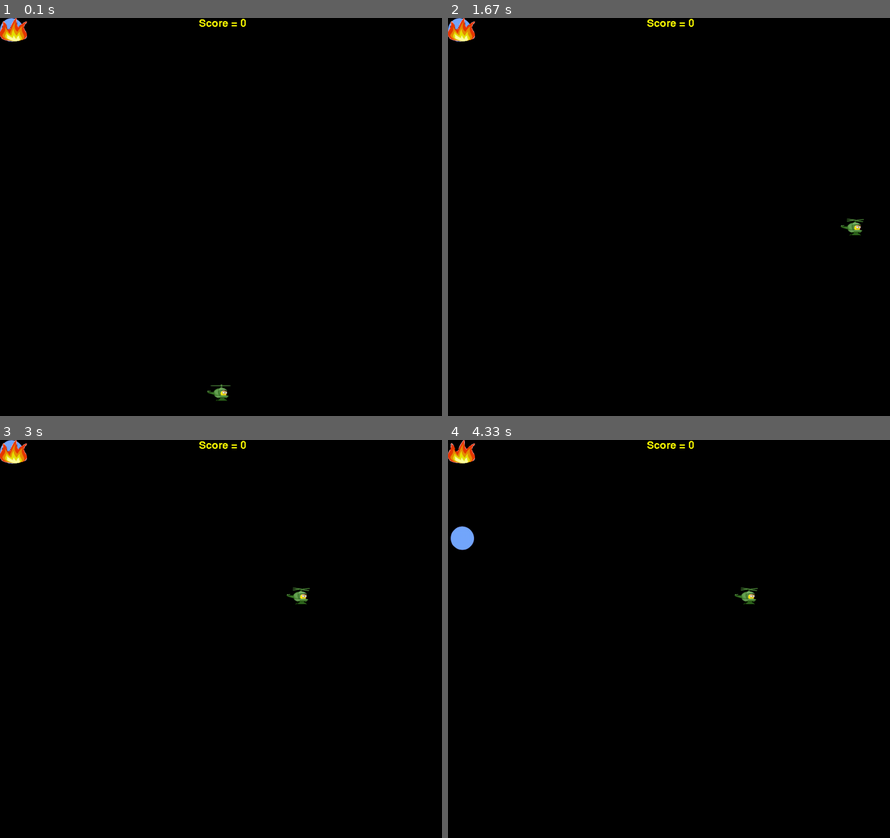
Above: before the commit, frames 1-4 (two rows, left to right).
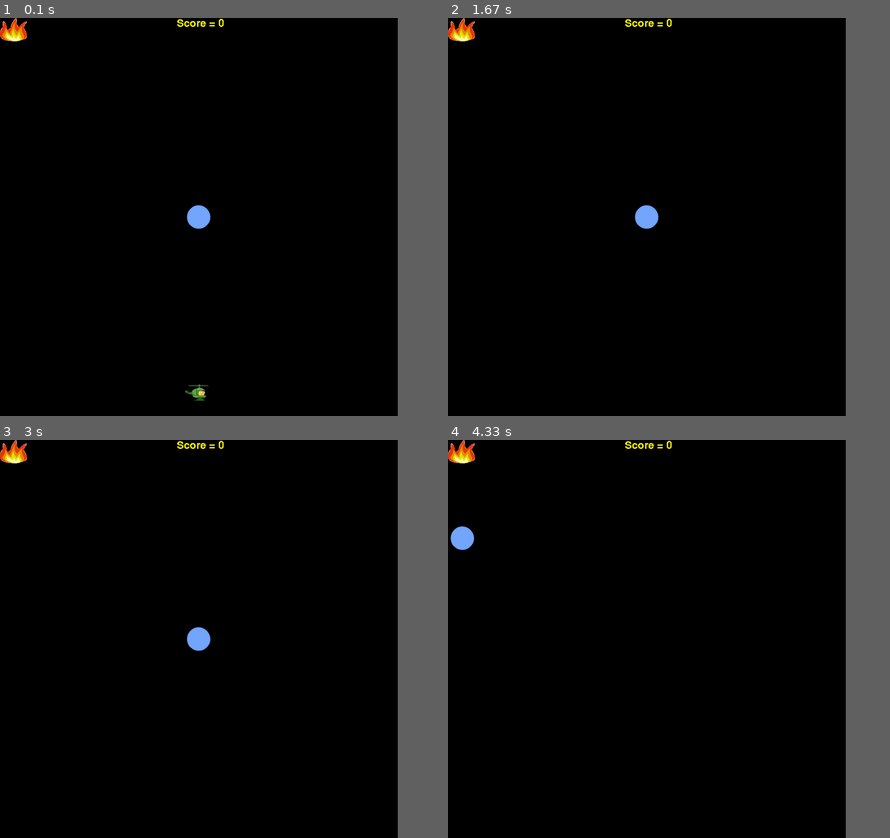
Above: after the commit, the same moments.

Repository: amleigh/pygame
Game: pygame game, started from heligame.py
Same seed, same stepped clock (60 frames per second), same inputs: the game is played once before the commit and once after it.
Inputs:
- Up to frame 1 (0.1 s): no input
- Up to frame 2 (1.67 s): hold Right 0.33-0.8 s; hold Up 0.83-1.13 s; hold Right 1.17-1.63 s
- Up to frame 3 (3 s): hold Left 1.67-2.2 s; hold Down 2.23-2.53 s
- Up to frame 4 (4.33 s): no input
In our replay, the window is 900x810 before the commit and 810x810 after it. These sizes can differ from the game's own. Grey fills any space a smaller window leaves; there, only what the larger window draws over its background counts as a difference.

The runs differ from the first frame. In frame 1, 0.7% of the frame differs, in the area x 0-56%, y 0-97%; in frame 2, 0.6%; in frame 3, 0.6%; in frame 4, 0.3%.

Commit message:
finalized game

Diff:
--- a/heligame.py
+++ b/heligame.py
@@ -12,7 +12,7 @@
 
 background = (0,0,0)
 
-X_MAX=1000
+X_MAX=900
 Y_MAX=900
 
 LEFT, RIGHT, UP, DOWN = 0, 1, 3, 4
@@ -24,7 +24,7 @@
     def __init__(self):
         Sprite.__init__(self)
         self.image = image.load("Hoop.bmp").convert_alpha()
-        self.rect = self.image.get_rect()
+        self.rect = self.image.get_rect(center=(450,450))
 
 
     def move(self):
@@ -119,100 +119,108 @@
 
 
 
-#main
-game_over=False
-init()
-
-screen = display.set_mode((X_MAX, Y_MAX))
-display.set_caption("Hit the hoops and don't touch the fire")
-
-
-
-
-f = font.Font(None, 36)
-
-heli = Helicopter()
-target = Hoop()
-obstical=pygame.sprite.Group()
-heli.add(everything)
-sprites = RenderPlain(heli, target, obstical)
-
-score = 0
-time.set_timer(USEREVENT + 1, DELAY)
-clock=pygame.time.Clock()
-
-Fire([sprites, obstical])
-
-while True:
-    clock.tick(30)
-    mixer.Sound("heli_sound.wav").play()
-
-    for event in pygame.event.get():
-        if event.type == QUIT or (event.type == KEYDOWN and event.key == K_ESCAPE):
-            sys.exit()
+
+def main():
+    game_over=False
+    init()
+
+    screen = display.set_mode((X_MAX, Y_MAX))
+    display.set_caption("Hit the hoops and don't touch the fire")
+
+
+
+
+    f = font.Font(None, 36)
+
+    heli = Helicopter()
+    target = Hoop()
+    obstical=pygame.sprite.Group()
+    heli.add(everything)
+    sprites = RenderPlain(heli, target, obstical)
+
+    score = 0
+    time.set_timer(USEREVENT + 1, DELAY)
+    clock=pygame.time.Clock()
+
+    Fire([sprites, obstical])
+
+
+    while True:
         if not game_over:
-            if event.type == KEYDOWN:
-                if event.key == K_ESCAPE:
-                    sys.exit()
-                if event.key == K_DOWN:
-                    heli.move(DOWN, START)
-                if event.key == K_LEFT:
-                    heli.move(LEFT, START)
-                if event.key == K_RIGHT:
-                    heli.move(RIGHT, START)
-                if event.key == K_UP:
-                    heli.move(UP, START)
-
-
-
-
-
-            if event.type == KEYUP:
-                if event.key == K_DOWN:
-                    heli.move(DOWN, STOP)
-                if event.key == K_LEFT:
-                    heli.move(LEFT, STOP)
-                if event.key == K_RIGHT:
-                    heli.move(RIGHT, STOP)
+            mixer.Sound("heli_sound.wav").play()
+
+        for event in pygame.event.get():
+            if event.type == QUIT or (event.type == KEYDOWN and event.key == K_ESCAPE):
+                sys.exit()
+            if not game_over:
+                if event.type == KEYDOWN:
+                    if event.key == K_ESCAPE:
+                        sys.exit()
+                    if event.key == K_DOWN:
+                        heli.move(DOWN, START)
+                    if event.key == K_LEFT:
+                        heli.move(LEFT, START)
+                    if event.key == K_RIGHT:
+                        heli.move(RIGHT, START)
                     if event.key == K_UP:
-                        heli.move(UP, STOP)
-            elif event.type == USEREVENT +1:
-                target.move()
-
-
-            hit_fire = pygame.sprite.spritecollide(heli, obstical, True)
-            if hit_fire:
-                game_over = True
-                break
-
-            if heli.hit(target):
-                Fire([sprites, obstical])
-                target.move()
-                score +=1
-
-                for i in obstical:
-                    i.appear()
-
-                time.set_timer(USEREVENT + 1, DELAY)
-
-
-    if game_over == True:
+                        heli.move(UP, START)
+
+                if event.type == KEYUP:
+                    if event.key == K_DOWN:
+                        heli.move(DOWN, STOP)
+                    if event.key == K_LEFT:
+                        heli.move(LEFT, STOP)
+                    if event.key == K_RIGHT:
+                        heli.move(RIGHT, STOP)
+                        if event.key == K_UP:
+                            heli.move(UP, STOP)
+                elif event.type == USEREVENT +1:
+                    target.move()
+
+
+                hit_fire = pygame.sprite.spritecollide(heli, obstical, True)
+                if hit_fire:
+                    game_over = True
+                    break
+
+                if heli.hit(target):
+                    Fire([sprites, obstical])
+                    target.move()
+                    score +=1
+
+                    for i in obstical:
+                        i.appear()
+
+                    time.set_timer(USEREVENT + 1, DELAY)
+
+
+        if game_over == True:
+
+
+            # print (text)
+            print ("hi")
+            mixer.Sound("heli_sound.wav").stop()
+            mixer.Sound("fail.wav").play()
+
+            print ('hello')
+
+
+            screen.fill(background)
+            final_text= f.render("GAME OVER!! Score {}".format(str(score)), False, (250, 250, 0))
+            text= screen.blit(final_text, (400, 400))
+
+            sprites.update()
+            sprites.draw(screen)
+            display.update()
+
+
         screen.fill(background)
-        final_text= f.render("GAME OVER!! Score {}".format(str(score)), False, (250, 250, 0))
-        text= screen.blit(final_text, (500, 500))
-        print (text)
-        mixer.Sound("heli_sound.wav").stop()
-        mixer.Sound("fail.wav").play()
-
-
-    screen.fill(background)
-    t = f.render("Score = " + str(score), False, (250,250,0))
-    screen.blit(t, (450, 0))        # draw text to screen.  Can you move it?
-
-    # update and redraw sprites
-    sprites.update()
-    sprites.draw(screen)
-    display.update()
-
-#make fire stay on screen
-#display score and time
+        t = f.render("Score = " + str(score), False, (250,250,0))
+        screen.blit(t, (400, 0))
+
+        sprites.update()
+        sprites.draw(screen)
+        display.update()
+
+
+main()
--- a/pygamecode.py
+++ /dev/null
@@ -1,198 +0,0 @@
-print ('Amanda McLeod')
-print('42936051')
-
-import random
-import pygame
-import sys
-from pygame.locals import Rect, DOUBLEBUF, QUIT, K_ESCAPE, KEYDOWN, K_DOWN, \
-    K_LEFT, K_UP, K_RIGHT, KEYUP, K_LCTRL, K_RETURN, FULLSCREEN
-from pygame.locals import *
-from pygame.sprite import *
-
-
-
-#everything=pygame.sprite.Group()
-
-class Hoop(pygame.sprite.Sprite):
-	def __init__(self):
-	    pygame.sprite.Sprite.__init__(self)
-	    self.image= pygame.image.load("Hoop.bmp")
-	    self.rect=self.image.get_rect()
-
-	    # self.size = 150
-	    # self.colour = (51, 159, 255)
-	    # self.thickness = 1
-	    # self.image = pygame.Surface((50, 50))
-	    # self.circle= pygame.draw.circle(self.image, self.colour, (400,600), self.size, self.thickness)
-	    # self.rect = self.image.get_rect()
-
-	def move(self):
-		randX = randint(0, 500)
-		randY = randint(0, 500)
-		self.rect.center = (randX,randY)
-		move_final= self.rect.center
-
-
-	#def display(self):
-		#pygame.draw.circle(self, self.colour, self.move, self.size, self.thickness)
-
-
-class Fire(Sprite):
-	def __init__(self):
-		Sprite.__init__(self)
-		self.image = pygame.image.load("fire.bmp").convert_alpha()
-		self.rect = self.image.get_rect()
-
-	def appear(self):
-		randX = randint(0, 600)
-		randY = randint(0, 400)
-		self.rect.copy = (randX,randY)
-		appear_final= self.rect.copy()
-
-
-class Helicopter(pygame.sprite.Sprite):
-	def __init__(self):
-		pygame.sprite.Sprite.__init__(self)
-		#pygame.display.set_mode((1,1), pygame.DOUBLEBUF)
-		self.images = []
-		self.images.append(pygame.image.load("helicopter.bmp"))
-		self.images.append(pygame.image.load("helicopter2.bmp"))
-		#self.image=pygame.image.load("helicopter.gif").convert_alpha()
-
-
-		self.index = 0
-		self.image = self.images[self.index]
-		self.rect = pygame.Rect(5, 5, 64, 64)
-
-
-		self.score=0
-		self.dx=self.dy=50
-
-	def update(self):
-		self.image = self.images[self.index]
-		self.index += 1
-		if self.index >= len(self.images):
-			self.index=0
-		self.image = self.images[self.index]
-
-	def move(self, movement):
-		v=10
-		if movement in (UP, DOWN):
-			self.dy = {UP: -v, DOWN: v}[direction]
-
-		if movement in (LEFT, RIGHT):
-			self.dx = {LEFT: -v,RIGHT: v}[direction]
-
-	def collision (self, hoop):
-		self.score +=1
-		return self.rect.colliderect(hoop)
-
-
-	def dead(self, death):
-		if self.rect.colliderect(death):
-			self.kill()
-
-
-
-
-
-
-def main():
-
-	pygame.init()
-	pygame.font.init()
-	pygame.mixer.init()
-
-	screen= pygame.display.set_mode((1000, 900))
-	pygame.display.set_caption("Move the Helicopter through as many hoops as possible before time runs out.")
-
-	fon = pygame.font.Font(None, 36)
-
-	target=Hoop()
-	heli= Helicopter()
-	obstical=Fire()
-	#pygame.time.delay(10)
-
-	timer=pygame.time.Clock()
-
-	game_over = False
-
-
-	background = pygame.Surface(screen.get_size())
-	background.fill((0, 0, 0))
-
-
-	DELAY=10
-
-	images=RenderPlain(heli, obstical, target)
-
-	#images.draw(screen)
-
-	screen.blit(background, (0, 0))
-	#pygame.display.flip()
-	timer.set_timer(USEREVENT + 1, DELAY)
-
-
-
-	#pygame.mixer.music.play("heli_sound.wav")
-
-	while True:
-		timer.tick(45)
-
-		for occurance in pygame.event.get():
-			if occurance.type == QUIT:
-				sys.exit()
-			if occurance.type == KEYDOWN:
-				if occurance.key == K_ESCAPE:
-					sys.exit()
-				if occurance.key == K_DOWN:
-					heli.move(DOWN)
-				if occurance.key == K_LEFT:
-					heli.move(LEFT)
-				if occurance.key == K_RIGHT:
-					heli.move(RIGHT)
-				if occurance.key == K_UP:
-					heli.move(UP)
-			if occurance.type == KEYUP:
-				if occurance.key == K_DOWN:
-					heli.move(DOWN)
-				if occurance.key == K_LEFT:
-					heli.move(LEFT)
-				if occurance.key == K_RIGHT:
-					heli.move(RIGHT)
-					if occurance.key == K_UP:
-						heli.move(UP)
-
-		# if pygame.sprite.spritecollide(heli, obstical, True) == True:
-		# 	heli.dead(obstical)
-		# 	game_over=True
-		# 	end_text= fon.render("GAME OVER!! Score {}".format(heli.collision.score), 1, (250, 250, 250))
-		# 	text=screen.blit(end_text, (0, 0))
-		# 	print(text)
-		# 	sys.exit()
-
-		# if pygame.sprite.spritecollide(heli, target, True) == True:
-		# 	target.move()
-		# 	heli.collision(target)
-		# 	obstical.appear()
-		# 	scoretext = fon.render("Score {0}".format(heli.collision.score), 1, (250, 250, 250))
-		# 	screen.blit(scoretext, (0, 0))
-
-		# if game_over == True:
-		# 	final_text= fon.render("GAME OVER!! Score {}".format(heli.collision.score), 1, (250, 250, 250))
-		# 	fin=screen.blit(final_text, (0, 0))
-		# 	print (fin)
-
-
-		images.update()
-		images.draw(screen)
-		pygame.display.flip()
-#music for background and explosion
-#display score and time
-#set scoer to zero to start
-#set display on screen
-
-
-if __name__ == '__main__':
-	main()
-#main()
